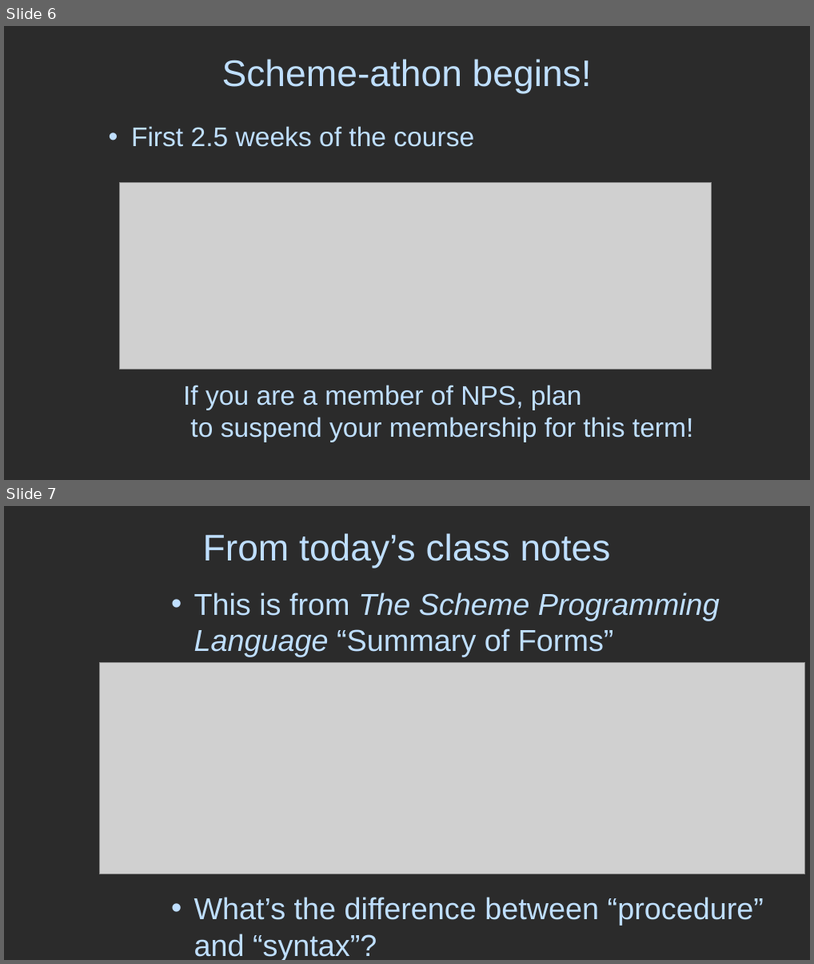
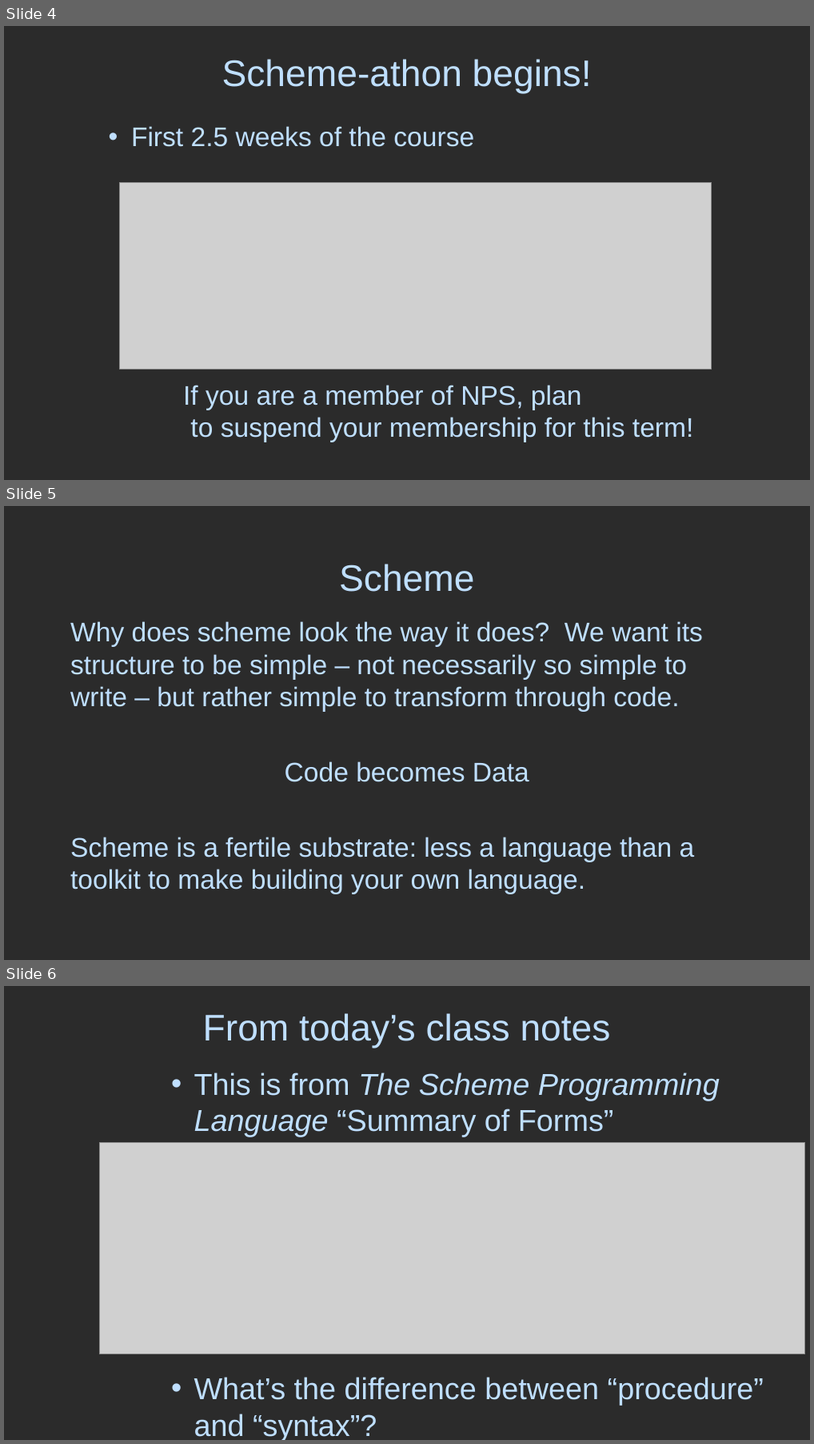
Before and after one commit to RHIT-CSSE/csse304, a slide deck: ClassMaterials/SchemeIntro/SchemeIntro.pptx. Shown one above the other, each under a label of ours: slides 6 and 7 before the commit, slides 4, 5 and 6 after it. The pictures are 814x964 and 814x1444 pixels, drawn with LibreOffice and Linux fonts; fonts in the diff are those of the drawing; grey boxes stand for pictures; background and template pictures are left out; a plain dark background stands for a picture behind light text. Boxes give left, top, right and bottom in pixels: in the first picture for what was removed or moved away, otherwise in the second. Text is boxed around its words. In the diff, an @@ line names an element or a change of style, - is before the commit and + after.

```diff
--- a/ClassMaterials/SchemeIntro/SchemeIntro.pptx
+++ b/ClassMaterials/SchemeIntro/SchemeIntro.pptx
@@ slide 5 added at bbox=[4, 506, 810, 960], background picture (left out) @@
@@ title added at bbox=[339, 564, 474, 592], 44 pt, text #BFDFFF @@
+Scheme
@@ text added at bbox=[70, 621, 703, 894], 32 pt, text #BFDFFF @@
+Why does scheme look the way it does? We want its structure to be simple – not necessarily so simple to write – but rather simple to transform through code.
+Code becomes Data
+Scheme is a fertile substrate: less a language than a toolkit to make building your own language.
@@ what was slide 6 is now slide 4 @@
@@ what was slide 7 is now slide 6 @@
```
Also in this commit, not shown: 2 slides changed, 1 other slide added, 3 slides removed, 2 other files.
